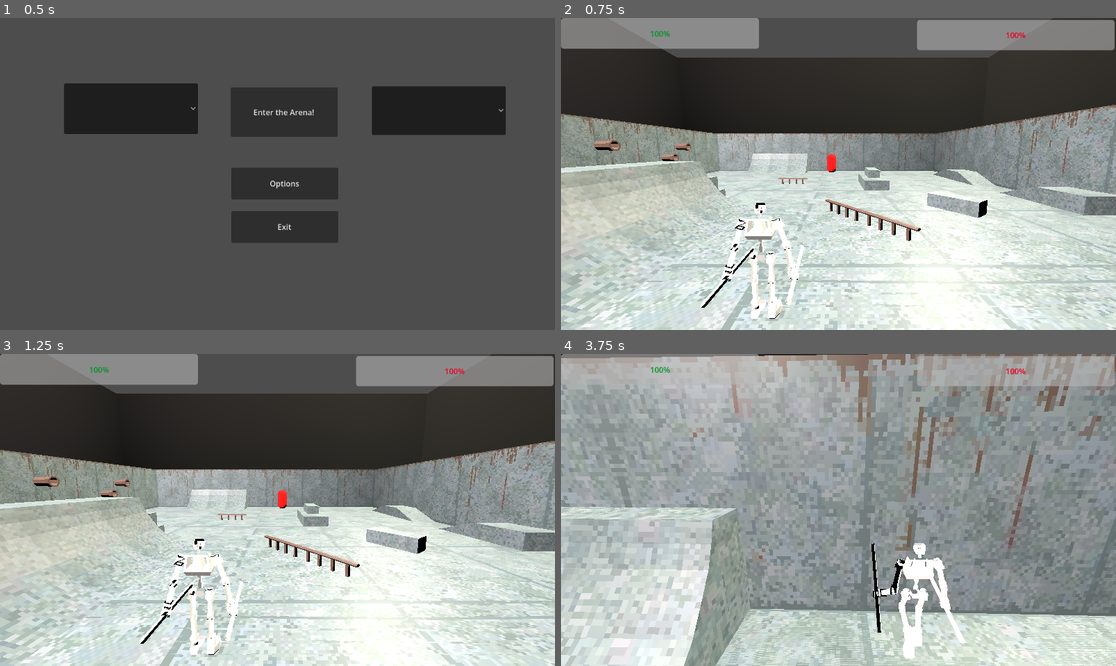
Above: before the commit, frames 1-4 (two rows, left to right).
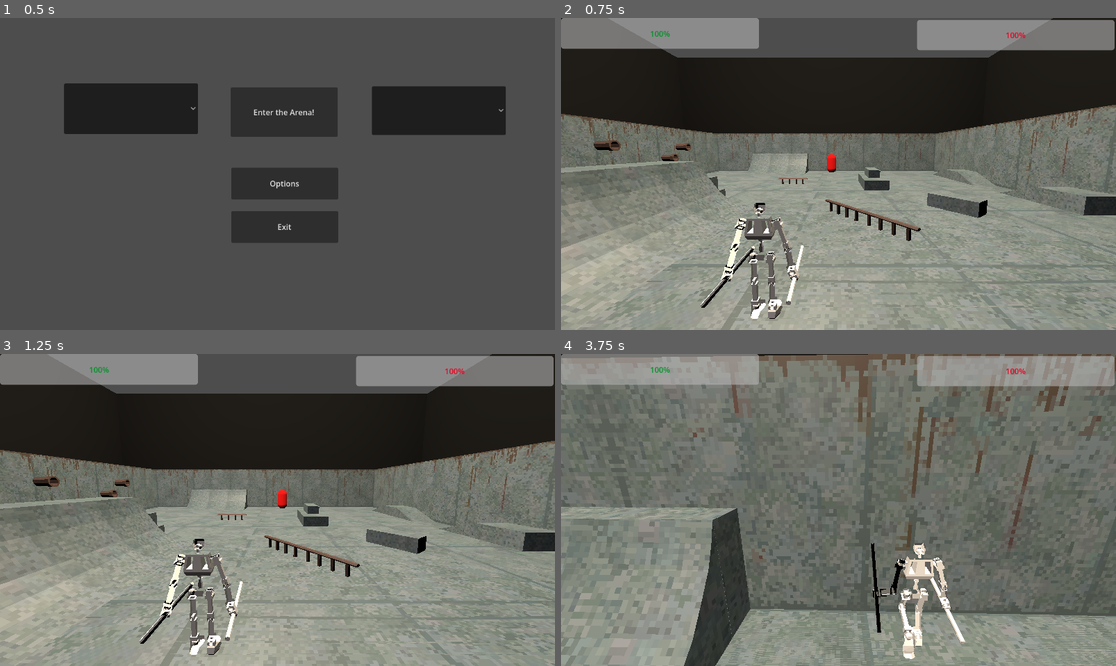
Above: after the commit, the same moments.

Repository: SKeppinger/brickbot-beatdown
Game: Godot game, scene res://GUI/main_menu.tscn
Same seed, same stepped clock (60 frames per second), same inputs: the game is played once before the commit and once after it.
Inputs (mouse positions are in pixels of both pictures, inside the frame that each line leads up to):
- Up to frame 1 (0.5 s): no input
- Up to frame 2 (0.75 s): click "Enter the Arena!" at 0.5 s
- Up to frame 3 (1.25 s): no input
- Up to frame 4 (3.75 s): move the mouse to (866, 510) at 1.27 s; hold W (move_forward) from 1.28 s (still down); tap X (change_shoulder) at 1.35 s; tap Space (jump) at 1.52, 2.27 s; move the mouse to (810, 510) at 2.02 s; click (810, 510) at 2.1 s; move the mouse to (849, 503) at 2.77 s; hold Right mouse button (right_ability) 2.78-3.53 s; move the mouse to (832, 516) at 3.52 s; tap Shift (special_ability) at 3.6 s

Frame 1 is identical in both runs. In frame 2, 63% of the frame differs, in the area x 0-100%, y 10-100%; in frame 3, 63%; in frame 4, 95%, in the area x 0-100%, y 0-100%.

Commit message:
lighting update

Diff:
--- a/demo/demo_arena.tscn
+++ b/demo/demo_arena.tscn
@@ -342,7 +342,7 @@
 [node name="Light1" type="OmniLight3D" parent="." unique_id=105655334]
 transform = Transform3D(1, 0, 0, 0, -4.371139e-08, 1, 0, -1, -4.371139e-08, 16.121984, 25.208866, -15.911537)
 light_color = Color(0.99999994, 0.96233636, 0.87819064, 1)
-light_energy = 5.705
+light_energy = 0.538
 light_indirect_energy = 16.0
 light_volumetric_fog_energy = 3.834
 omni_range = 60.0
@@ -359,7 +359,7 @@
 [node name="Light3" type="OmniLight3D" parent="." unique_id=802817677]
 transform = Transform3D(1, 0, 0, 0, -4.371139e-08, 1, 0, -1, -4.371139e-08, -19, 25, 19)
 light_color = Color(0.9969266, 0.9439155, 0.9240424, 1)
-light_energy = 8.0
+light_energy = 0.815
 light_indirect_energy = 16.0
 light_volumetric_fog_energy = 3.065
 omni_range = 60.0
@@ -373,6 +373,14 @@
 omni_range = 60.0
 omni_attenuation = 0.2
 
+[node name="Light5" type="OmniLight3D" parent="." unique_id=96686120]
+transform = Transform3D(1, 0, 0, 0, -1, -8.742278e-08, 0, 8.742278e-08, -1, -1.9388275, 19.483475, -1.896061)
+light_color = Color(1, 0.9254902, 0.8156863, 1)
+light_energy = 2.539
+light_indirect_energy = 9.333
+omni_range = 60.0
+omni_attenuation = 0.2
+
 [node name="Player" parent="." unique_id=781637815 instance=ExtResource("1_b6hqq")]
 transform = Transform3D(1, 0, 0, 0, 1, 0, 0, 0, 1, 0, 1.2, 8.859024)
 
